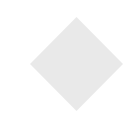
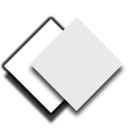
Revision of a layered 128x128 image; what changed, layer by layer:
pixels changed over (0, 15, 126, 125) (layer not identified)
